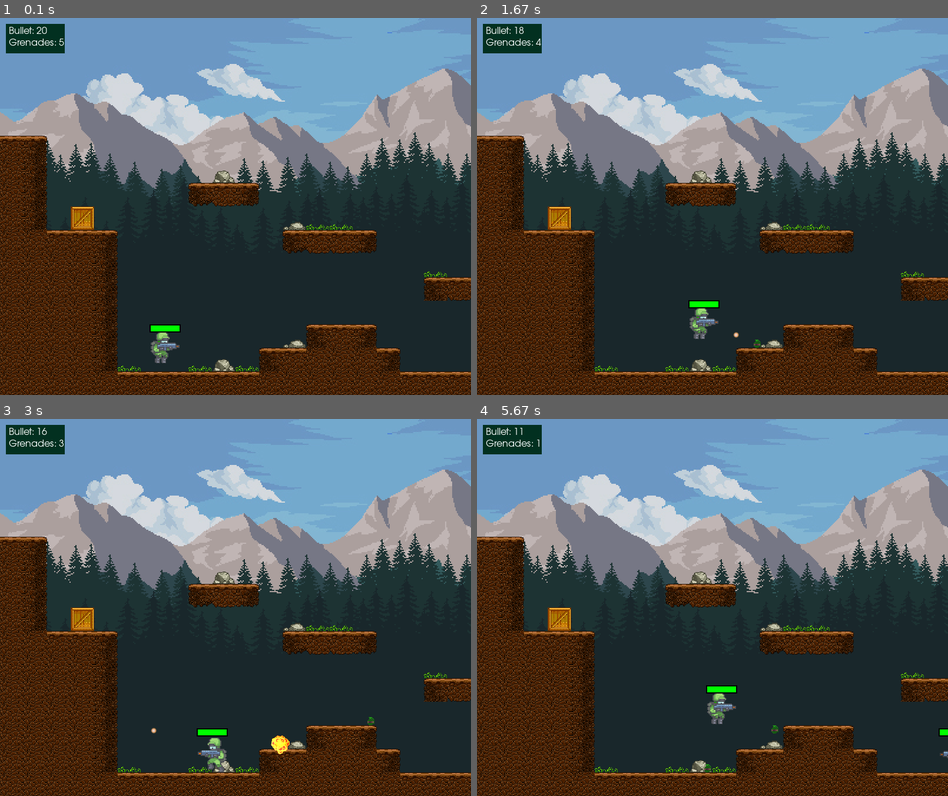
Above: before the commit, frames 1-4 (two rows, left to right).
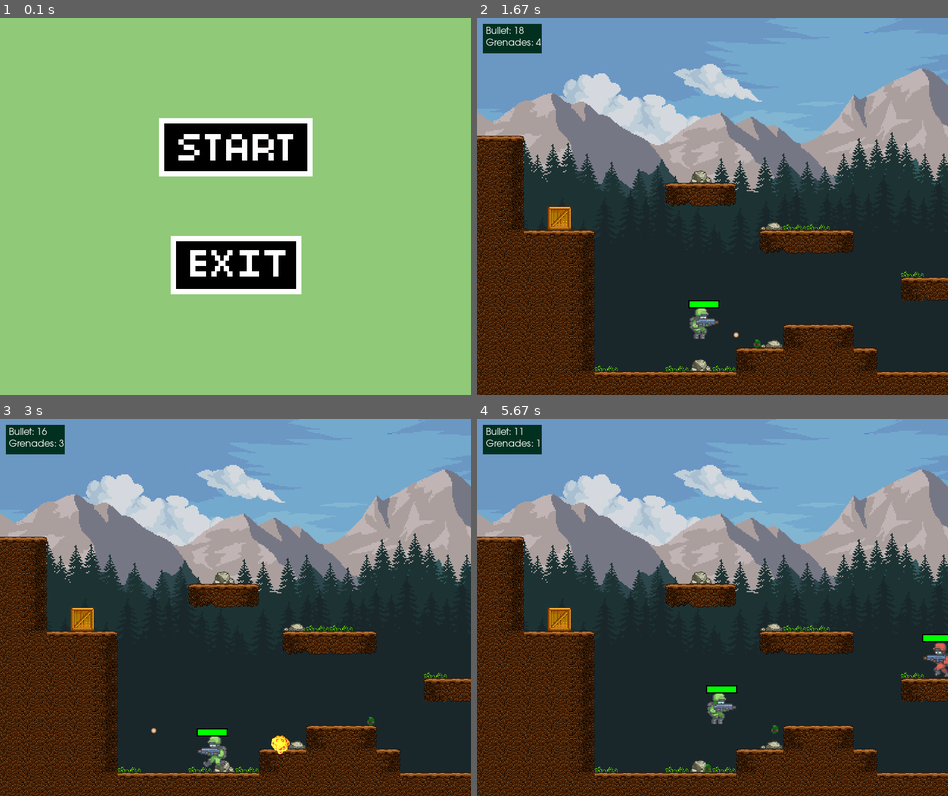
Above: after the commit, the same moments.

Repository: kus0023/shooter-game-pygame
Game: pygame game, started from src/main.py
Two runs of this game, one before a commit and one after it. Both use one fixed random seed, a clock stepped at 60 frames per second and the inputs below.
Inputs (mouse positions are in pixels of both pictures, inside the frame that each line leads up to):
- Up to frame 1 (0.1 s): no input
- Up to frame 2 (1.67 s): press the mouse at (712, 146) at 0.37 s; move the mouse to (769, 172) at 0.47 s; release the mouse at (820, 198) at 0.6 s; tap F at 0.67 s; hold D 1-1.47 s; tap Space at 1.07, 1.37, 1.57 s; hold W from 1.5 s (still down)
- Up to frame 3 (3 s): release W at 1.8 s; hold D 1.83-2.3 s; tap Space at 1.9, 2.2, 2.4, 2.7, 2.97 s; tap F at 1.98 s; hold A 2.33-2.87 s; hold A from 2.9 s (still down)
- Up to frame 4 (5.67 s): tap Space at 3.27, 3.4, 3.8, 4.1, 4.47, 4.77, 4.97, 5.27, 5.47 s; release A at 3.3 s; hold W 3.33-3.7 s; tap F at 3.48, 5.05 s; hold D 3.73-4.37 s; hold A 4.4-4.87 s; hold D 4.9-5.37 s; hold W from 5.4 s (still down)

The runs differ from the first frame. In frame 1, 100% of the frame differs, in the area x 0-100%, y 0-100%; in frame 2, nothing differs; in frame 3, 0.3%; in frame 4, 0.5%.

Commit message:
PART 12 | Main Menu and Restart Level(https://www.youtube.com/watch?v=wWLDUb71mFo&list=PLjcN1EyupaQm20hlUE11y9y8EY2aXLpnv&index=12&pp=iAQB)

Diff:
--- /dev/null
+++ b/src/button.py
@@ -0,0 +1,28 @@
+import pygame
+
+
+class Button:
+    def __init__(self, x, y, image, scale):
+        width = image.get_width()
+        height = image.get_height()
+        self.image = pygame.transform.scale(
+            image, (int(width * scale), int(height * scale))
+        )
+        self.rect = self.image.get_rect()
+        self.rect.topleft = (x, y)
+        self.clicked = False
+
+    def draw(self, surface):
+        action = False
+        pos = pygame.mouse.get_pos()
+
+        if self.rect.collidepoint(pos):
+            # left click
+            if pygame.mouse.get_pressed()[0] == 1 and self.clicked == False:
+                action = True
+                self.clicked = True
+        if pygame.mouse.get_pressed()[0] == 0:
+            self.clicked = False
+
+        surface.blit(self.image, (self.rect.x, self.rect.y))
+        return action
--- a/src/main.py
+++ b/src/main.py
@@ -1,4 +1,4 @@
-import pygame, random, csv
+import pygame, random, csv, button
 
 pygame.init()
 
@@ -19,10 +19,11 @@
 TILE_SIZE = SCREEN_HEIGHT // ROWS
 TILE_TYPES = 21
 SCROLL_THRESH = 200
+MAX_LEVEL = 3
 level = 1
 screen_scroll = 0
 bg_scroll = 0
-
+start_game = False
 
 # movement
 moving_left = False
@@ -47,6 +48,11 @@
 tile_img_list = []
 
 # images
+start_btn_img = pygame.image.load("src/assets/img/start_btn.png").convert_alpha()
+exit_btn_img = pygame.image.load("src/assets/img/exit_btn.png").convert_alpha()
+restart_btn_img = pygame.image.load("src/assets/img/restart_btn.png").convert_alpha()
+
+
 bullet_img = pygame.image.load("src/assets/img/icons/bullet.png").convert_alpha()
 grenade_img = pygame.image.load("src/assets/img/icons/grenade.png").convert_alpha()
 health_box_img = pygame.image.load(
@@ -90,6 +96,17 @@
         screen.blit(pine2_img, (pos_x, SCREEN_HEIGHT - pine2_img.get_height()))
 
 
+def reset_level():
+    enemy_group.empty()
+    bullet_group.empty()
+    grenade_group.empty()
+    explosion_group.empty()
+    item_box_group.empty()
+    decoration_group.empty()
+    water_group.empty()
+    exit_group.empty()
+
+
 class Soldier(pygame.sprite.Sprite):
     def __init__(self, char_type, x, y, scale, speed, ammo, grenade_count=5):
         pygame.sprite.Sprite.__init__(self)
@@ -125,6 +142,7 @@
         self.is_idle = False
         self.rest_time = pygame.time.get_ticks()
         self.player_detection_distance = TILE_SIZE * 2
+        self.dead_body_removal_time = 60
 
         # animation properties
         self.animation_dict = self.__get_animation_dict(scale)
@@ -148,7 +166,10 @@
         if not self.is_alive:
             # if dead animation is done then kill the object
             if self.frame_index >= len(self.animation_dict["Death"]) - 1:
-                self.kill()
+                if self.dead_body_removal_time < 0:
+                    self.kill()
+                else:
+                    self.dead_body_removal_time -= 1
 
     def move(self, moving_left, moving_right):
         screen_scroll = 0
@@ -213,9 +234,22 @@
             if self.rect.left + dx < 0 or self.rect.right + dx > SCREEN_WIDTH:
                 dx = 0
 
+        # check for collision with water
+        if pygame.sprite.spritecollide(self, water_group, False):
+            self.health = 0
+
+        # check for collision with exit
+        level_complete = False
+        if pygame.sprite.spritecollide(self, exit_group, False):
+            level_complete = True
+
+        # check if fallen off the map
+        if self.rect.centery + dy > SCREEN_HEIGHT:
+            self.health = 0
+
         self.rect.x += dx
         self.rect.y += dy
-        return screen_scroll
+        return (screen_scroll, level_complete)
 
     def shoot(self):
         if self.shoot_cooldown == 0 and self.ammo > 0:
@@ -241,8 +275,10 @@
             self.grenades -= 1
 
     def bot_movement(self):
-        global screen_scroll
+
+        self.rect.x += screen_scroll
         if self.is_alive:
+            self.start_pos += screen_scroll
 
             # check if player is in sight meaning in front of enemy at certain distance
             # if so, Stop the enemy and shoot in direction of player
@@ -253,16 +289,15 @@
             else:
                 temp_rect.midright = self.rect.midleft
 
-            if player.rect.colliderect(temp_rect):
+            if player.rect.colliderect(temp_rect) and player.is_alive:
                 self.move(False, False)
                 self.shoot()
                 self.update_action("Idle")
-                self.rect.x += screen_scroll
                 return  # don't Run the below code Just stop and shoot
 
             # choose random time from 1 to 15 second
             # then either move the bot or stop the bot
-            if pygame.time.get_ticks() - self.rest_time > random.randint(1000, 15000):
+            if pygame.time.get_ticks() - self.rest_time > random.randint(1000, 5000):
                 self.rest_time = pygame.time.get_ticks()
                 if not self.is_idle:  # if moving then stop the bot
                     self.is_idle = True
@@ -272,10 +307,10 @@
 
             # move to and fro in certain distance
             if self.direction == 1:  # moving Right
-                if abs(self.rect.right - self.start_pos) >= TILE_SIZE * 4:
+                if abs(self.rect.right - self.start_pos) >= TILE_SIZE * 3:
                     self.direction *= -1
             if self.direction == -1:  # moving Left
-                if abs(self.rect.left - self.start_pos) >= TILE_SIZE * 4:
+                if abs(self.rect.left - self.start_pos) >= TILE_SIZE * 3:
                     self.direction *= -1
 
             # control the animation
@@ -290,8 +325,6 @@
                 self.update_action("Run")
 
             self.rest_time += 1
-
-            self.rect.x += screen_scroll
 
     def __get_animation_dict(self, scale: int):
         # It will create a dictionary of all images I have for all the actions
@@ -367,6 +400,13 @@
     def draw(self):
         img = pygame.transform.flip(self.image, self.flip, False)
         screen.blit(img, self.rect)
+        pygame.draw.line(
+            self.image,
+            "red",
+            self.rect.center,
+            (self.rect.centerx + (TILE_SIZE * 3 // 2), self.rect.centery),
+            4,
+        )
 
         self.draw_health_bar()
 
@@ -380,7 +420,7 @@
         self.level_length = len(world_data[0])
         # iterating through all the top left point of tile
 
-        player = None
+        p = None
         scale = 1.75
         for row_idx, row in enumerate(world_data):  # Row means Y
             for col_idx, tile in enumerate(row):  # Col means X
@@ -398,11 +438,15 @@
                 elif tile >= 0 and tile <= 8:
                     self.obstacle_list.append((tile_img, tile_rect))
                 elif tile == 9 or tile == 10:  # water
-                    Water(tile_img, decoration_group, topleft=tile_rect.topleft)
+                    Water(
+                        tile_img,
+                        [decoration_group, water_group],
+                        topleft=tile_rect.topleft,
+                    )
                 elif tile >= 11 and tile <= 14:  # stone, box, grass decoration
                     Decorations(tile_img, decoration_group, topleft=tile_rect.topleft)
                 elif tile == 15:  # player
-                    player = Soldier("player", pt_x, pt_y, scale, 5, 20)
+                    p = Soldier("player", pt_x, pt_y, scale, 5, 20)
                 elif tile == 16:  # enemy
                     enemy_group.add(Soldier("enemy", pt_x, pt_y, scale, 2, 20))
                 elif tile == 17:  # ammo box
@@ -412,9 +456,11 @@
                 elif tile == 19:  # Health box
                     item_box_group.add(ItemBox("Health", pt_x, pt_y))
                 elif tile == 20:  # exit
-                    Exit(tile_img, decoration_group, topleft=tile_rect.topleft)
-
-        return player
+                    exit_group.add(
+                        Exit(tile_img, decoration_group, topleft=tile_rect.topleft)
+                    )
+
+        return p
 
     def draw(self):
         for obs in self.obstacle_list:
@@ -615,6 +661,17 @@
         return list
 
 
+# create button
+start_btn = button.Button(
+    SCREEN_WIDTH // 2 - 130, SCREEN_HEIGHT // 2 - 150, start_btn_img, 1
+)
+exit_btn = button.Button(
+    SCREEN_WIDTH // 2 - 110, SCREEN_HEIGHT // 2 + 50, exit_btn_img, 1
+)
+restart_btn = button.Button(
+    SCREEN_WIDTH // 2 - 100, SCREEN_HEIGHT // 2 - 50, restart_btn_img, 2
+)
+
 # create sprite group
 enemy_group = pygame.sprite.Group()
 bullet_group = pygame.sprite.Group()
@@ -622,7 +679,8 @@
 explosion_group = pygame.sprite.Group()
 item_box_group = pygame.sprite.Group()
 decoration_group = pygame.sprite.Group()
-
+water_group = pygame.sprite.Group()
+exit_group = pygame.sprite.Group()
 
 ammo_ui = AmmoUI()
 
@@ -645,49 +703,104 @@
 while run:
     clock.tick(45)
 
-    draw_bg()
-    world.draw()
-    decoration_group.update()
-    decoration_group.draw(screen)
-    player.update()
-    player.draw()
-
-    enemy_group.update()
-    for enemy in enemy_group:
-        enemy.bot_movement()
-        enemy.draw()
-
-    bullet_group.update()
-    bullet_group.draw(screen)
-
-    grenade_group.update()
-    grenade_group.draw(screen)
-
-    explosion_group.update()
-    explosion_group.draw(screen)
-    item_box_group.update()
-    item_box_group.draw(screen)
-
-    ammo_ui.update(player)
-
-    if player.is_alive:
-        # shoot bullets
-        if shoot:
-            player.shoot()
-        elif grenade:
-            player.throw_grenade()
-            grenade = False
-        if player.in_air:
-            player.update_action("Jump")
-        elif moving_left and moving_right:
-            player.update_action("Idle")
-        elif (moving_left or moving_right) and not player.in_air:
-            player.update_action("Run")
-        else:
-            player.update_action("Idle")
-
-        screen_scroll = player.move(moving_left, moving_right)
-        bg_scroll -= screen_scroll
+    if start_game == False:
+        # main menu
+        screen.fill(BG)
+        if start_btn.draw(screen):
+            start_game = True
+
+        if exit_btn.draw(screen):
+            run = False
+
+    else:
+        draw_bg()
+        world.draw()
+        decoration_group.update()
+        decoration_group.draw(screen)
+
+        enemy_group.update()
+        for enemy in enemy_group:
+            enemy.bot_movement()
+            enemy.draw()
+
+        bullet_group.update()
+        bullet_group.draw(screen)
+
+        grenade_group.update()
+        grenade_group.draw(screen)
+
+        explosion_group.update()
+        explosion_group.draw(screen)
+        item_box_group.update()
+        item_box_group.draw(screen)
+
+        ammo_ui.update(player)
+        player.update()
+        player.draw()
+        if player.is_alive:
+            # shoot bullets
+            if shoot:
+                player.shoot()
+            elif grenade:
+                player.throw_grenade()
+                grenade = False
+            if player.in_air:
+                player.update_action("Jump")
+            elif moving_left and moving_right:
+                player.update_action("Idle")
+            elif (moving_left or moving_right) and not player.in_air:
+                player.update_action("Run")
+            else:
+                player.update_action("Idle")
+
+            screen_scroll, level_complete = player.move(moving_left, moving_right)
+            bg_scroll -= screen_scroll
+
+            # check if player has completed the level
+            if level_complete:
+                level += 1
+                if level > MAX_LEVEL:
+                    print("All level completed.")
+                    run = False
+                bg_scroll = 0
+                world_data = []
+                reset_level()
+                with open(
+                    f"src/assets/level{level}_data.csv", mode="r", newline=""
+                ) as csvfile:
+                    reader = csv.reader(csvfile, delimiter=",")
+                    prev = reader.line_num
+                    # copy all rows list
+                    for row in reader:
+                        world_data.append(row)
+                    # conver string data into int
+                    world_data = [[int(c) for c in r] for r in world_data]
+                world = World()
+                player = world.process_data(world_data)
+                if player == None:
+                    raise Exception("There is no player object present in map data.")
+        else:  # player is not alive show restart button
+            screen_scroll = 0
+            reset = restart_btn.draw(screen)
+
+            if reset == True:
+                bg_scroll = 0
+                world_data = []
+                reset_level()
+                with open(
+                    f"src/assets/level{level}_data.csv", mode="r", newline=""
+                ) as csvfile:
+                    reader = csv.reader(csvfile, delimiter=",")
+                    prev = reader.line_num
+                    # copy all rows list
+                    for row in reader:
+                        world_data.append(row)
+                    # conver string data into int
+                    world_data = [[int(c) for c in r] for r in world_data]
+                world = World()
+                player = world.process_data(world_data)
+                if player == None:
+                    raise Exception("There is no player object present in map data.")
 
     for event in pygame.event.get():
         if event.type == pygame.QUIT:
